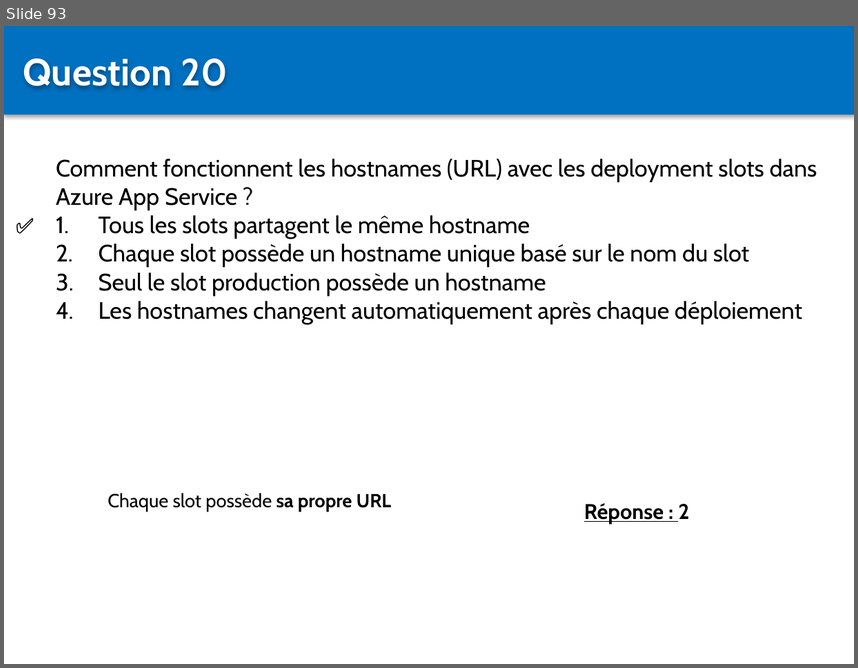
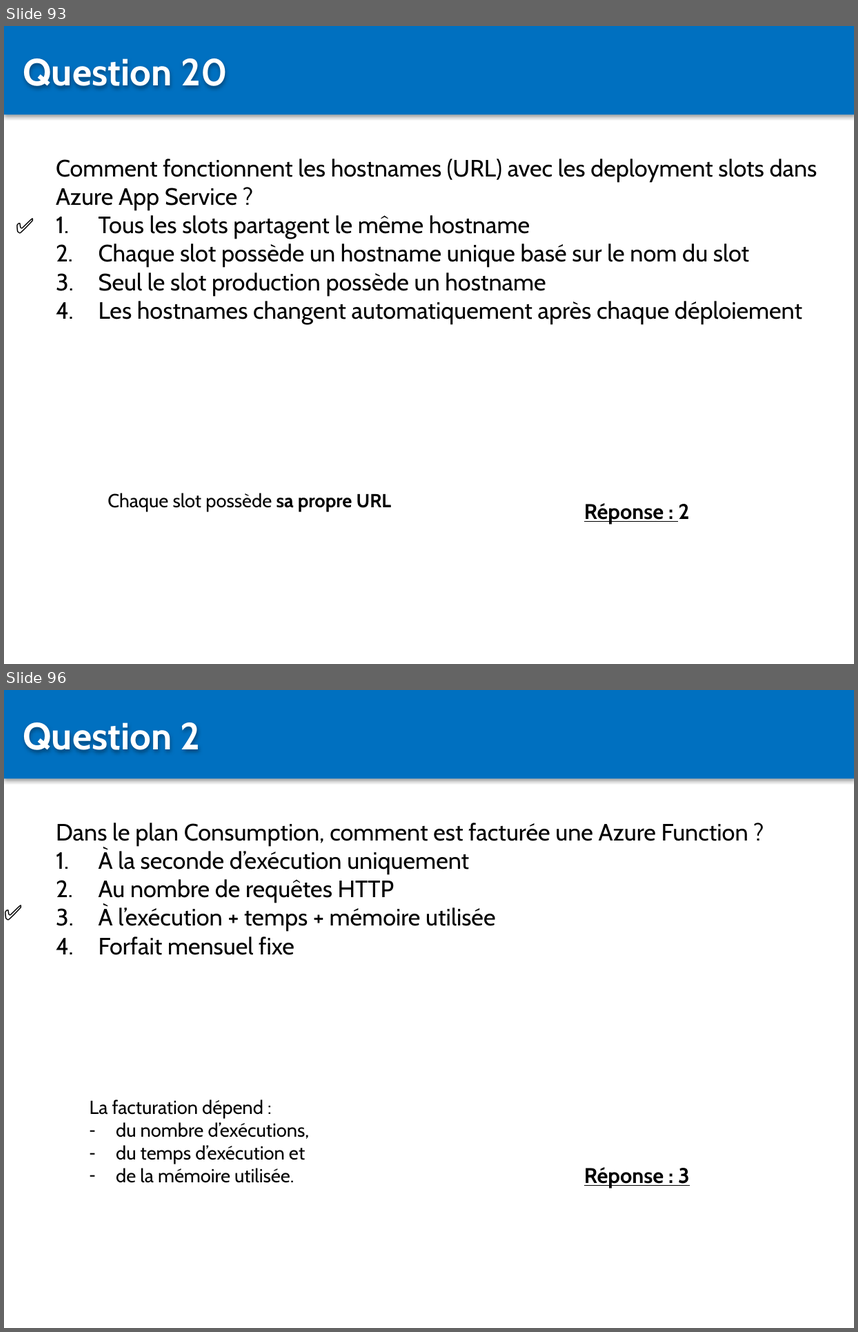
Before and after one commit to Sybaris-Classroom/az-204, a slide deck: Quiz/Quiz.pptx. Shown one above the other, each under a label of ours: slide 93 before the commit, slides 93 and 96 after it; the slides between them are not shown. The pictures are 858x668 and 858x1332 pixels, drawn with LibreOffice and Linux fonts; fonts in the diff are those of the drawing. Boxes give left, top, right and bottom in pixels: in the first picture for what was removed or moved away, otherwise in the second. Text is boxed around its words. In the diff, an @@ line names an element or a change of style, - is before the commit and + after.

```diff
--- a/Quiz/Quiz.pptx
+++ b/Quiz/Quiz.pptx
@@ slide 96 added at [4,690,854,1328], background #FFFFFF @@
@@ rectangle added at [4,690,854,778], fill #0070C0 @@
@@ text added at [23,722,201,752], 32 pt, text #FFFFFF, bold @@
+Question 2
@@ text added at [56,822,749,955], 20 pt, text #000000 @@
+Dans le plan Consumption, comment est facturée une Azure Function ?
+1. À la seconde d’exécution uniquement
+2. Au nombre de requêtes HTTP
+3. À l’exécution + temps + mémoire utilisée
+4. Forfait mensuel fixe
@@ text added at [4,895,47,929], 18 pt, text #000000, bold @@
+✅
@@ text added at [90,1099,310,1183], 16 pt, text #000000 @@
+La facturation dépend :
+– du nombre d’exécutions,
+– du temps d’exécution et
+– de la mémoire utilisée.
@@ text added at [584,1167,690,1187], 18 pt, text #000000, bold, underline @@
+Réponse : 3
```
Also in this commit, not shown: 3 slides changed, 25 other slides added, 43 other files.
